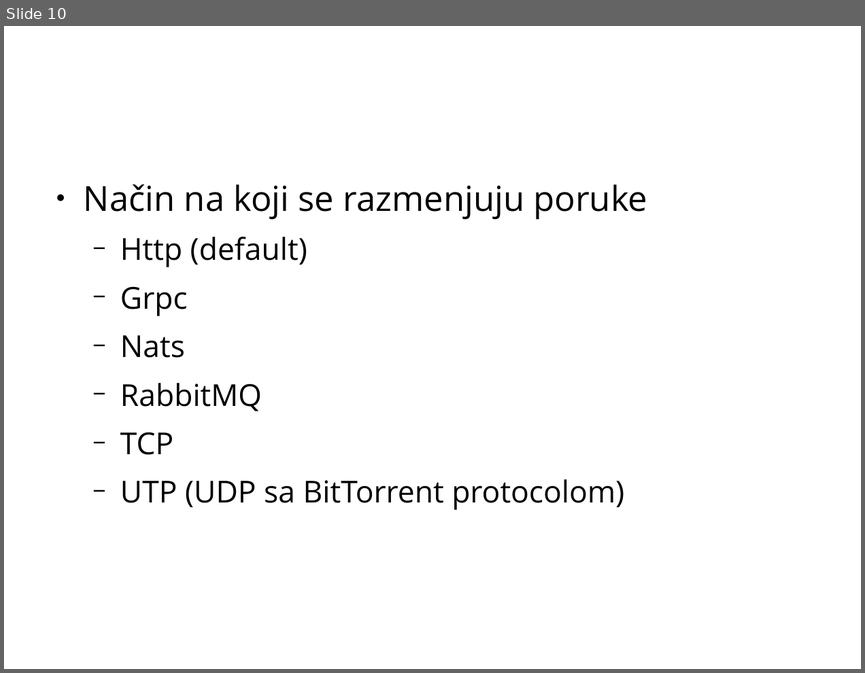
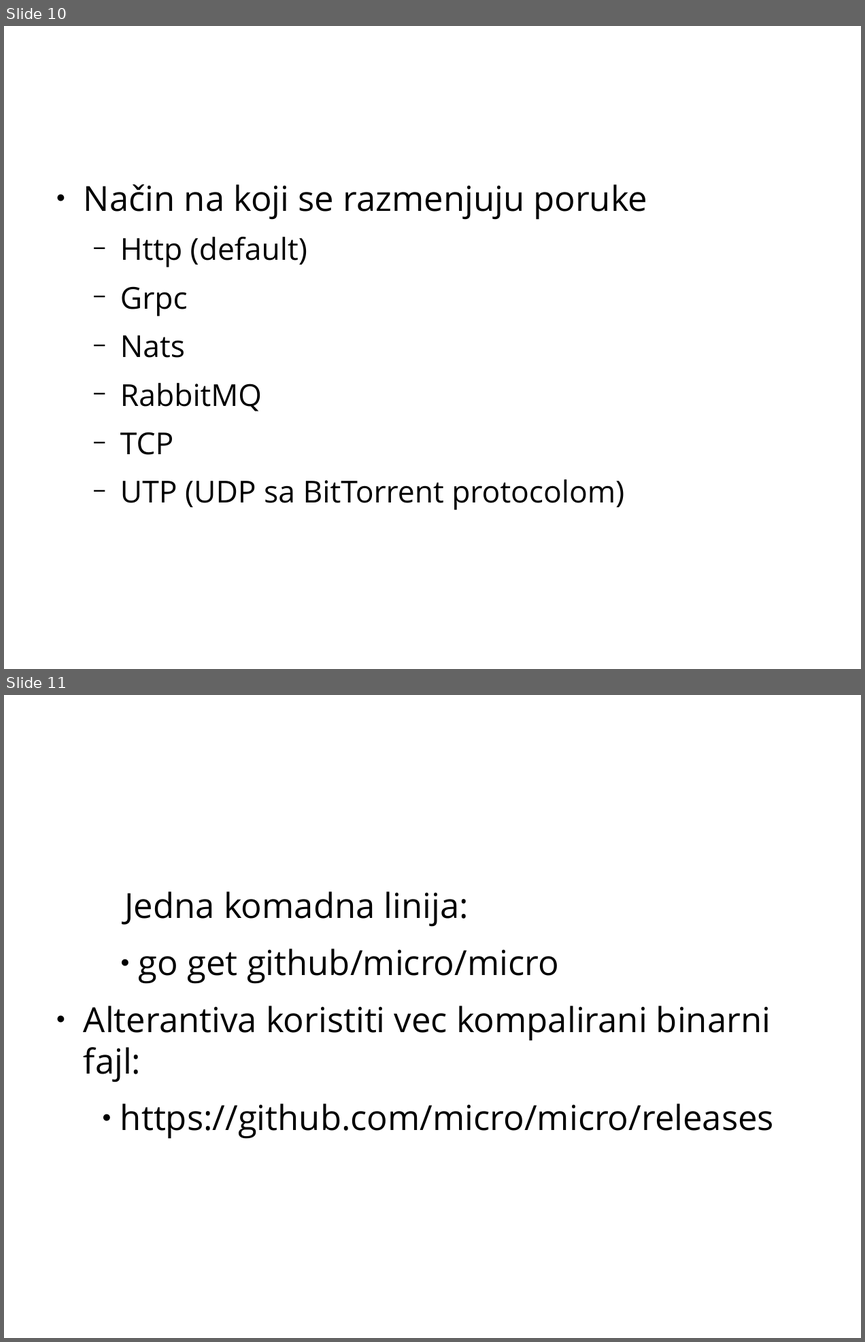
Before and after one commit to CommName/Go-micro-DemoApp, a slide deck: GoMicroUvod.pptx. Shown one above the other, each under a label of ours: slide 10 before the commit, slides 10 and 11 after it. The pictures are 865x673 and 865x1342 pixels, drawn with LibreOffice and Linux fonts; fonts in the diff are those of the drawing; background and template pictures are left out. Boxes give left, top, right and bottom in pixels: in the first picture for what was removed or moved away, otherwise in the second. Text is boxed around its words. In the diff, an @@ line names an element or a change of style, - is before the commit and + after.

```diff
--- a/GoMicroUvod.pptx
+++ b/GoMicroUvod.pptx
@@ slide 11 added at <box>4,695,861,1338</box>, background picture (left out) @@
@@ text added at <box>84,892,774,1139</box>, 32 pt, text #000000 @@
+Jedna komadna linija:
+        ● go get github/micro/micro
+● Alterantiva koristiti vec kompalirani binarni fajl:
+      ● https://github.com/micro/micro/releases
@@ text added at <box>247,949,559,984</box>, 44 pt, text #FFFFFF, italic @@
+Instalacija Micro
```
Also in this commit, not shown: 1 other slide added, 14 other files.
